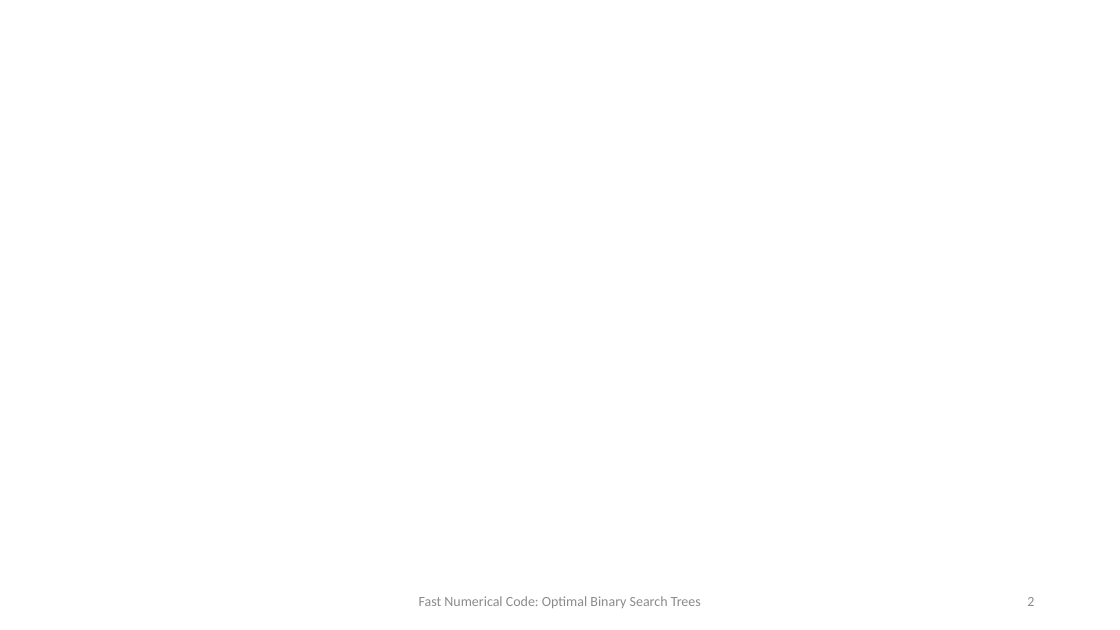
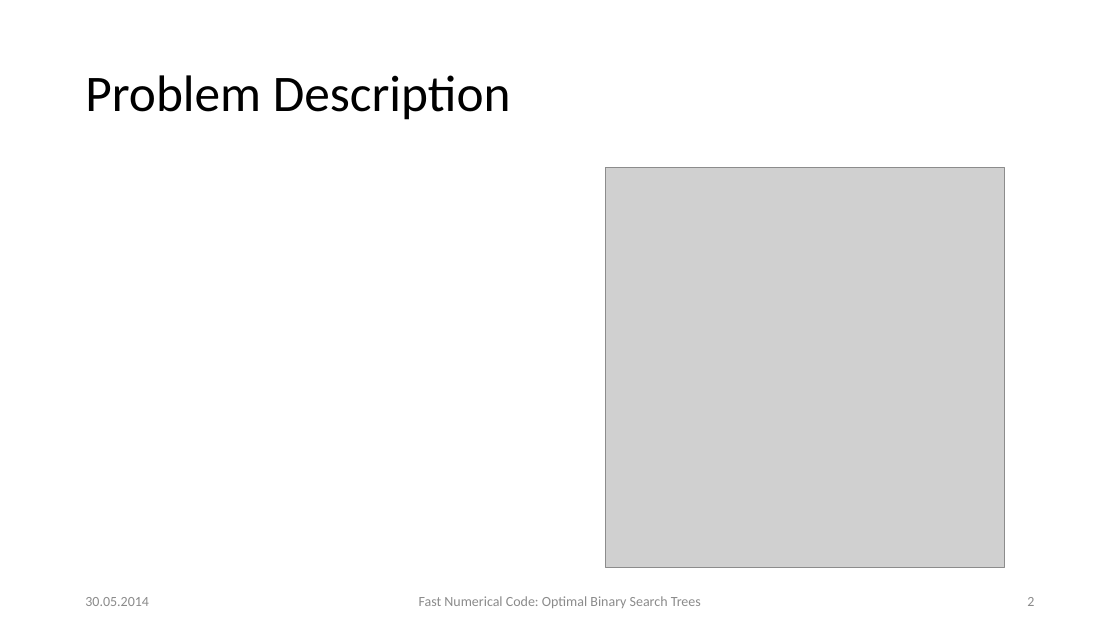
Before and after one commit to d-s-d/FNC14-BST, a slide deck: slide 2 of presentation/presentation.pptx. Drawn at 1120x630 pixels with LibreOffice and Linux fonts; fonts in the diff are those of the drawing; grey boxes stand for pictures. Boxes give left, top, right and bottom in pixels: in the first picture for what was removed or moved away, otherwise in the second. Text is boxed around its words. In the diff, an @@ line names an element or a change of style, - is before the commit and + after.

```diff
--- a/presentation/presentation.pptx
+++ b/presentation/presentation.pptx
@@ title added at bbox=[85, 75, 511, 120], 44 pt, text #000000 @@
+Problem Description
@@ picture added at bbox=[605, 168, 1005, 568] @@
@@ text added at bbox=[85, 597, 149, 606], 12 pt, text #8C8C8C @@
+30.05.2014
```
Also in this commit, not shown: 25 other slides changed, 10 slides added, 9 other files.
